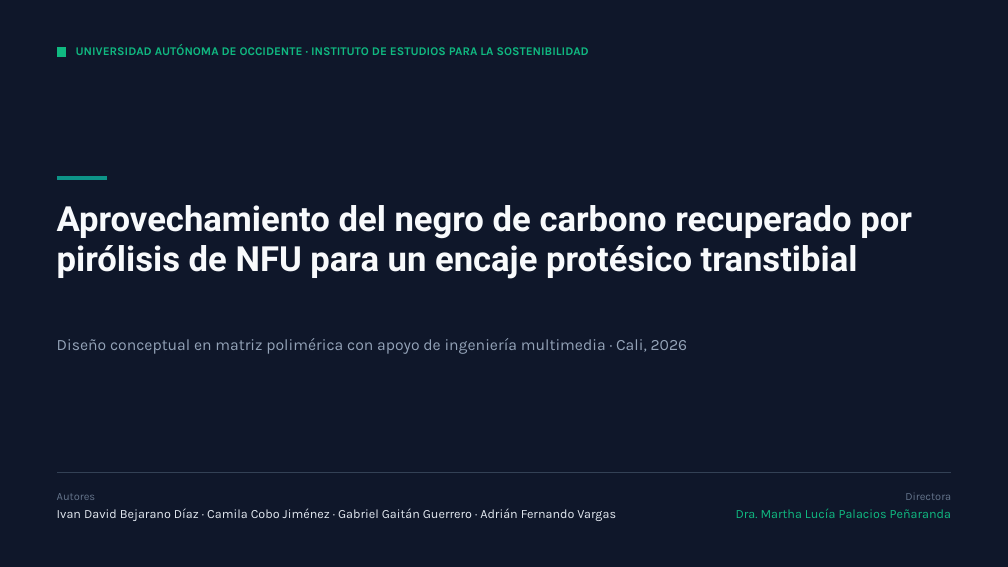
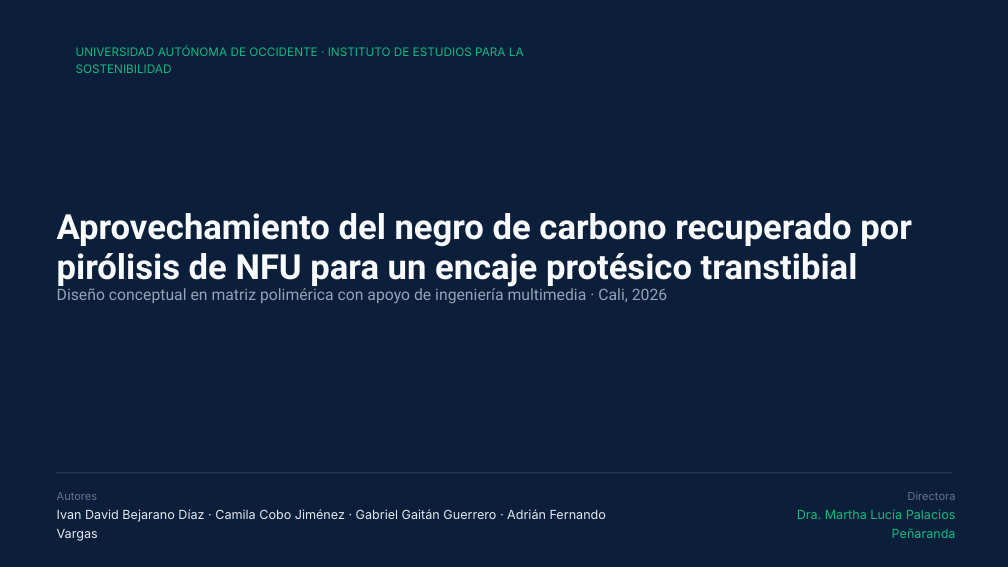
Before and after one commit to ivandavbejarano-coder/AMBIENTE_DESARROLLO, a slide deck: slide 1 of descargas/PRESENTACION_PIROLISIS_RCB_UAO_2026.pptx. Drawn at 1008x567 pixels with LibreOffice and Linux fonts; fonts in the diff are those of the drawing; background and template pictures are left out. Boxes give left, top, right and bottom in pixels: in the first picture for what was removed or moved away, otherwise in the second. Text is boxed around its words. In the diff, an @@ line names an element or a change of style, - is before the commit and + after.

```diff
--- a/descargas/PRESENTACION_PIROLISIS_RCB_UAO_2026.pptx
+++ b/descargas/PRESENTACION_PIROLISIS_RCB_UAO_2026.pptx
@@ background #0F172A to #0B1F3A @@
@@ freeform shape removed at (56, 47, 66, 57) @@
@@ text "UNIVERSIDAD AUTÓNOMA DE OCCIDENTE · ..." at (76, 46, 524, 56): size 16.9 to 16.8 pt, font Karla to Inter, bold off; line spacing 20.2pt to 23.5pt @@
@@ freeform shape removed at (56, 176, 107, 179) @@
@@ text "Aprovechamiento del negro de carbono ...": place and size @@
-text "Aprovechamiento del negro de carbono ..." at (57, 205, 912, 279)
+text "Aprovechamiento del negro de carbono ..." at (57, 213, 912, 304)
@@ text at (57, 286, 667, 304): paragraph added @@
+Diseño conceptual en matriz polimérica con apoyo de ingeniería multimedia · Cali, 2026
@@ text removed at (57, 338, 688, 354) @@
-Diseño conceptual en matriz polimérica con apoyo de ingeniería multimedia · Cali, 2026
@@ freeform shape at (57, 472, 952, 473): outline redrawn @@
@@ text "Autores": place and size @@
-text "Autores" at (57, 508, 616, 521)
+text "Autores" at (57, 492, 606, 541)
@@ text at (57, 492, 98, 500): paragraph added @@
+Autores
@@ text at (57, 509, 606, 541): font Karla to Inter; line spacing 21.6pt to 27pt @@
@@ text removed at (57, 493, 96, 500) @@
-Autores
@@ text "Directora": place and size @@
-text "Directora" at (736, 508, 951, 518)
+text "Directora" at (797, 492, 956, 538)
@@ text at (797, 509, 956, 538): font Karla to Inter in "Dra. Martha Lucía Palacios Peñaranda"; line spacing 21.6pt to 27pt @@
@@ text removed at (905, 493, 951, 500) @@
-Directora
@@ text at (908, 492, 956, 500): paragraph added @@
+Directora
```
Also in this commit, not shown: 15 other slides changed, 1 other file.
